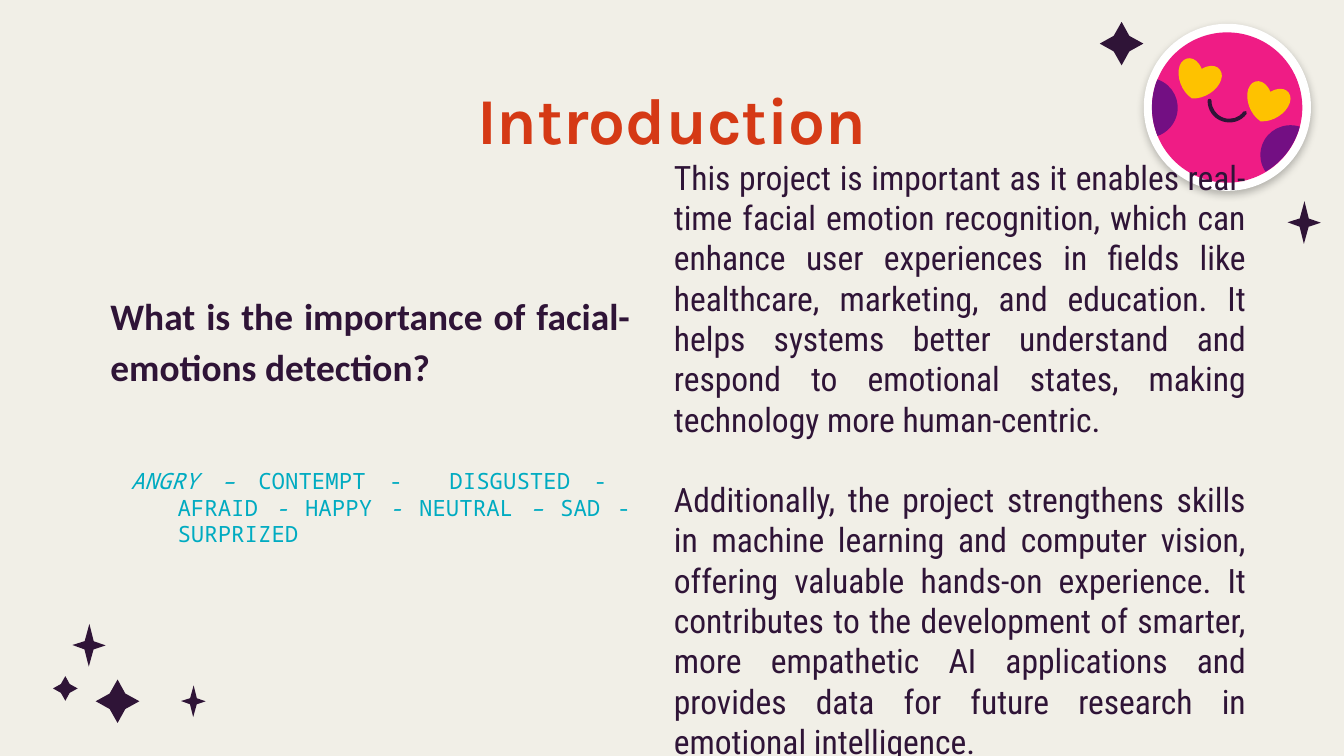
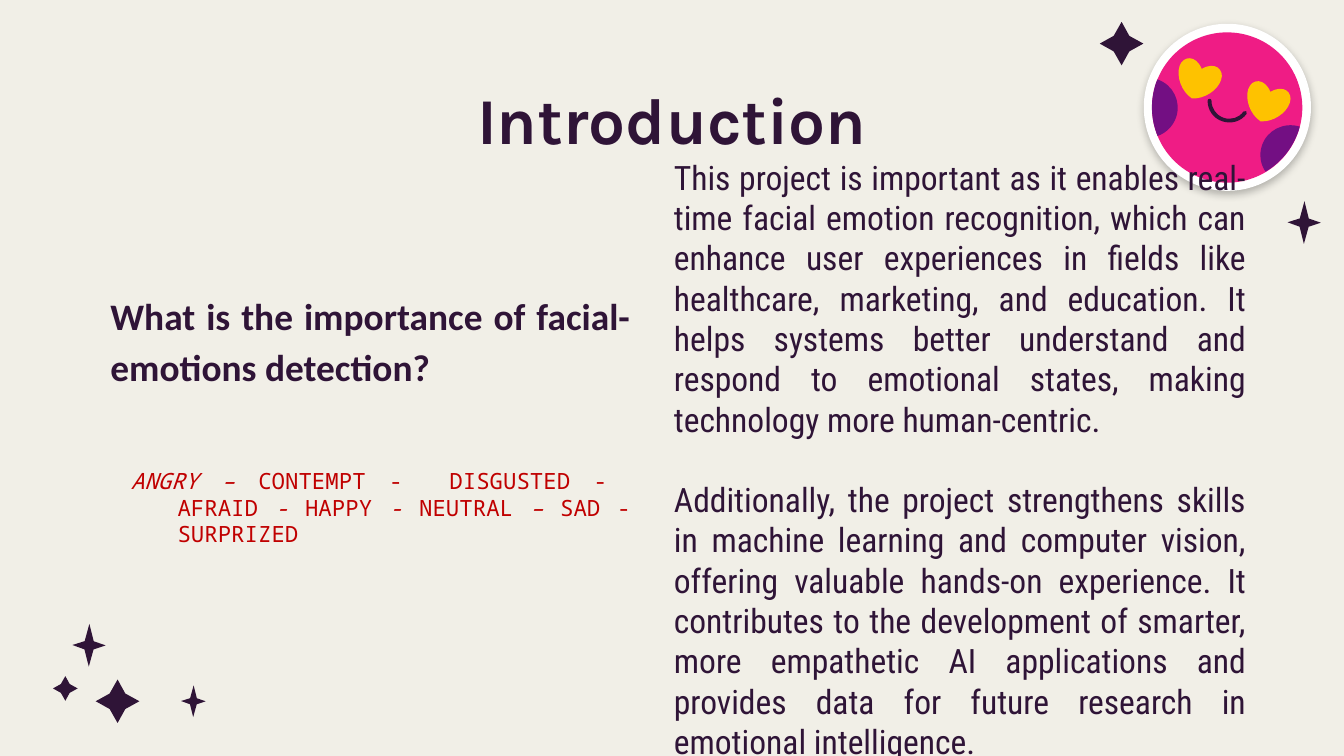
Before and after one commit to Dalia222/analyzing-speach-emotions, a slide deck: slide 4 of ppt.pptx (slide 3 before the commit). Drawn at 1344x756 pixels with LibreOffice and Linux fonts; fonts in the diff are those of the drawing; background and template pictures are left out. Boxes give left, top, right and bottom in pixels: in the first picture for what was removed or moved away, otherwise in the second. Text is boxed around its words. In the diff, an @@ line names an element or a change of style, - is before the commit and + after.

```diff
--- a/ppt.pptx
+++ b/ppt.pptx
@@ title "Introduction" at bbox=[477, 97, 866, 145]: text colour #D53915 to #2F1437 @@
@@ subtitle at bbox=[131, 472, 600, 543]: text colour #00ABC1 to #C00000 in "ANGRY – CONTEMPT - DISGUSTED - AFRAID ..." @@
```
Also in this commit, not shown: 4 other slides changed, 8 slides added, 7 slides removed, 1 other file.
